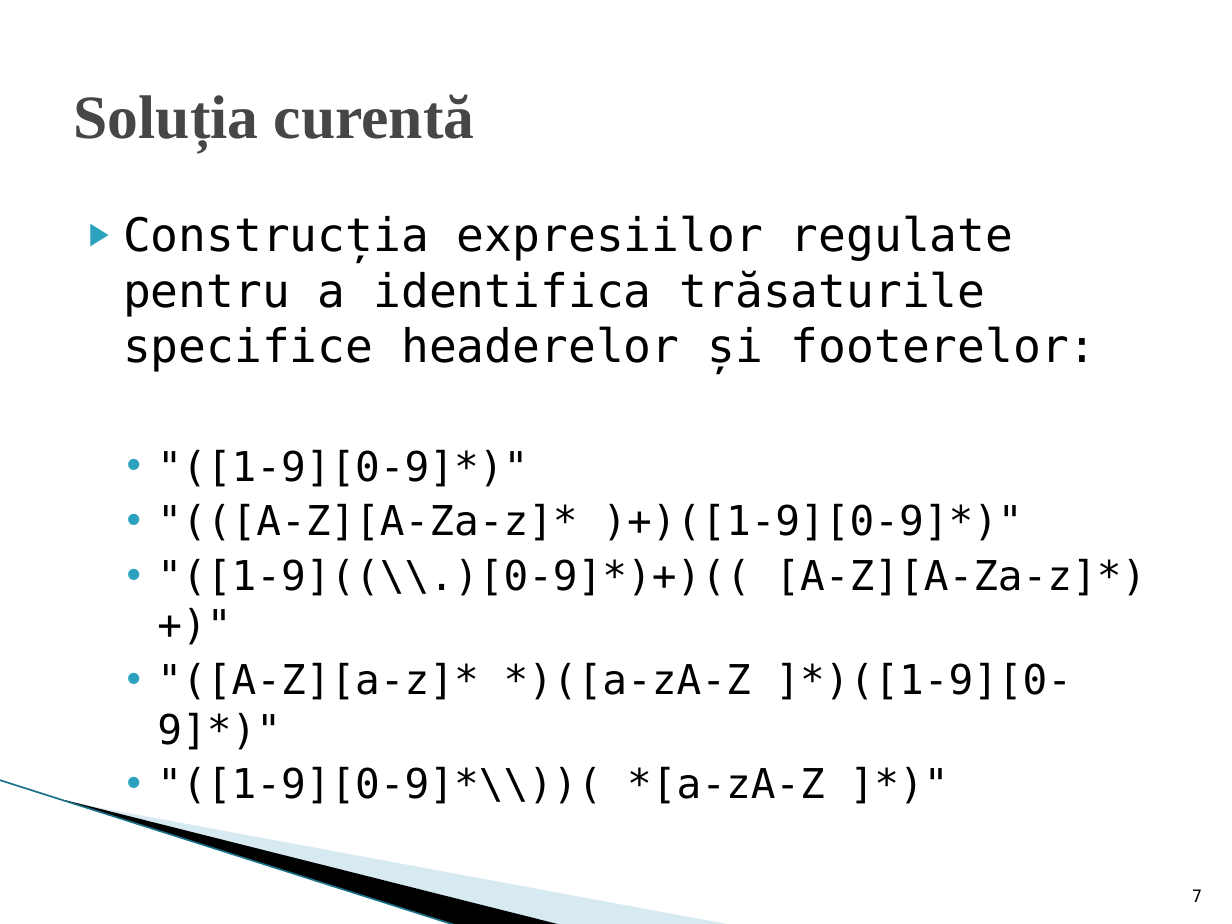
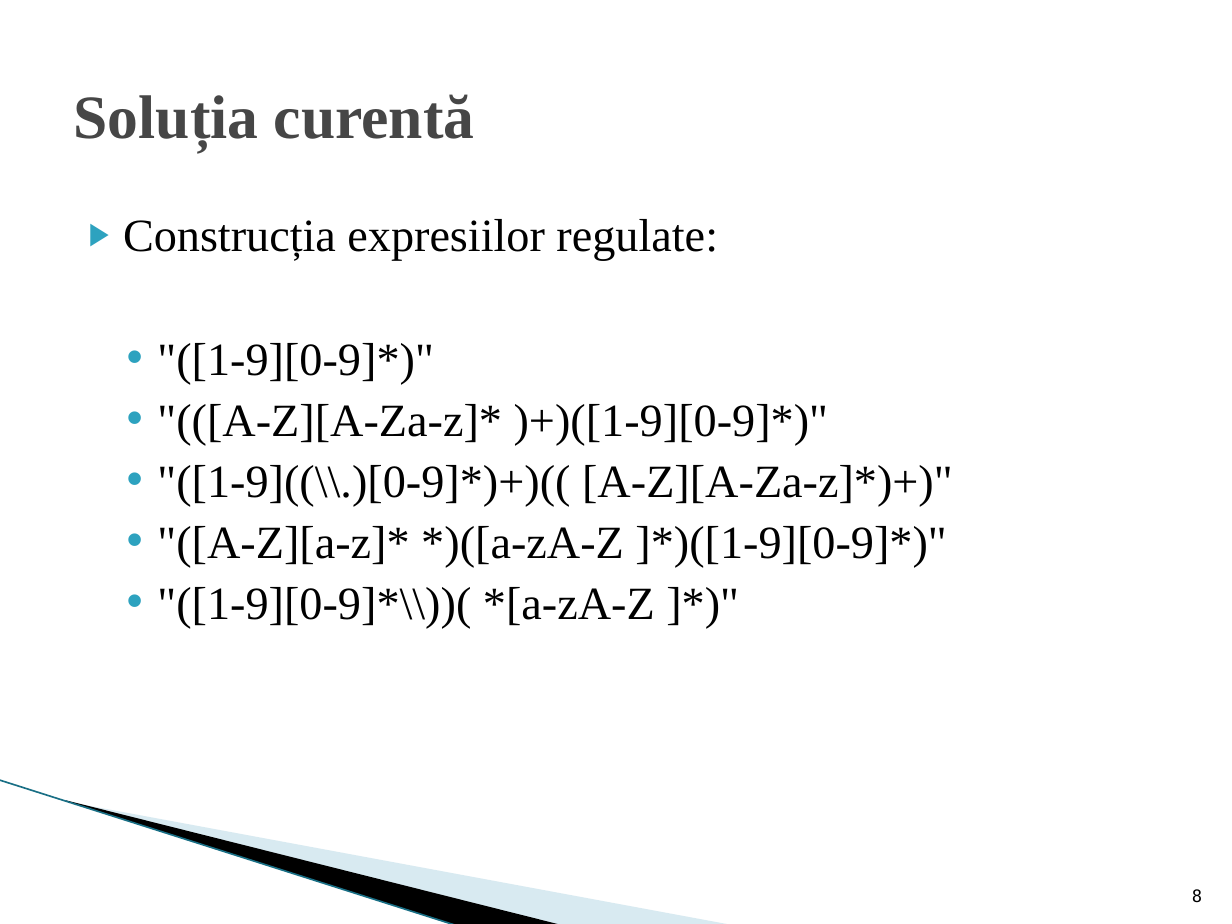
Before and after one commit to silvia95/PDF-parser, a slide deck: slide 8 of PDF parser.pptx (slide 7 before the commit). Drawn at 1232x924 pixels with LibreOffice and Linux fonts; fonts in the diff are those of the drawing; background and template pictures are left out. Boxes give left, top, right and bottom in pixels: in the first picture for what was removed or moved away, otherwise in the second. Text is boxed around its words. In the diff, an @@ line names an element or a change of style, - is before the commit and + after.

```diff
--- a/PDF parser.pptx
+++ b/PDF parser.pptx
@@ text at box(123, 219, 718, 261): text changed; font DejaVu Sans Mono to Times New Roman @@
-▶ Construcția expresiilor regulate pentru a identifica trăsaturile specifice headerelor și footerelor:
+▶ Construcția expresiilor regulate:
@@ text at box(157, 343, 953, 628): size 24 to 27 pt, font DejaVu Sans Mono to Times New Roman in ""([1-9][0-9]*)"", ""(([A-Z][A-Za-z]* )+)([1-9][0-9]*)"", ""([1-9]((\\.)[0-9]*)+)(( [A-Z][A-Za-z]*)+)"", ""([A-Z][a-z]* *)([a-zA-Z ]*)([1-9][0-9]*)"" and 1 more places @@
@@ page number at box(1192, 889, 1202, 903): text changed @@
-7
+8
```
Also in this commit, not shown: 9 other slides changed, 3 slides added, 1 slide removed.
